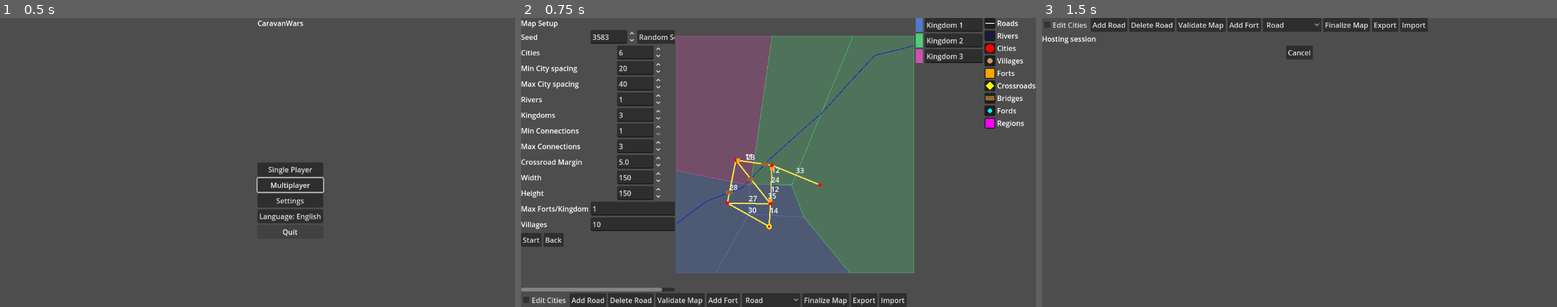
Above: before the commit, frames 1-3 (left to right).
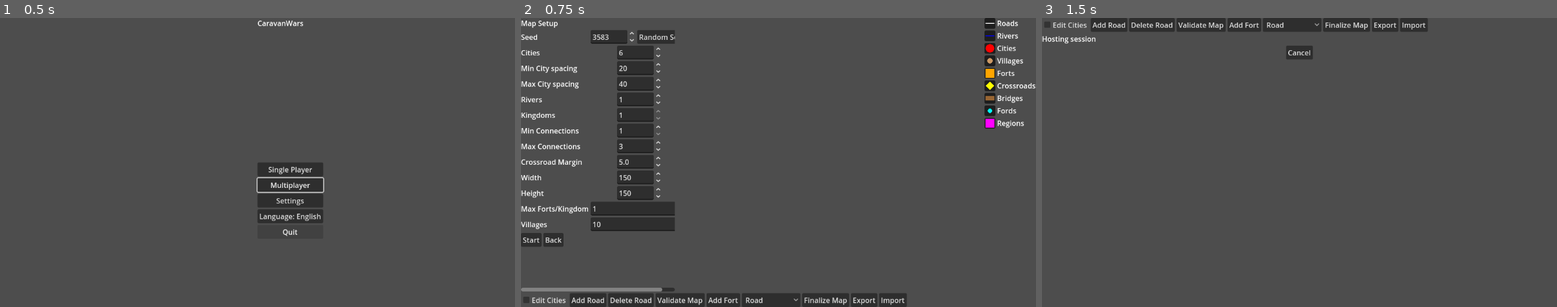
Above: after the commit, the same moments.

Repository: sepa79/CaravanWars
Game: Godot game, scene res://scenes/Main.tscn
The game is run twice, just before and just after one commit, with the same random seed, the same clock (stepped at 60 frames per second) and the same inputs.
Inputs:
- Up to frame 1 (0.5 s): no input
- Up to frame 2 (0.75 s): click "Single Player" at 0.5 s
- Up to frame 3 (1.5 s): click "Start" at 1.25 s

Frame 1 is identical in both runs. In frame 2, 40% of the frame differs, in the area x 19-90%, y 0-89%; in frame 3, nothing differs.
Error after the commit: Trying to assign an array of type "Array" to a variable of type "Array[int]". (res://mapgen/MapGenerator.gd:108)

Commit message:
fix: generate villages from extra city candidates

Diff:
--- a/game/mapgen/MapGenerator.gd
+++ b/game/mapgen/MapGenerator.gd
@@ -82,19 +82,19 @@
     map_data["roughness"] = roughness_field
     var city_stage := CityPlacerModule.new(rng)
     var city_margin: float = 30.0
+    var total_sites: int = params.city_count + params.village_count
     var city_info: Dictionary = city_stage.select_city_sites(
         fertility_field,
-        params.city_count,
+        total_sites,
         params.min_city_distance,
         city_margin
     )
-    var cities: Array[Vector2] = city_info.get("cities", [])
-    var village_candidates: Array[Vector2] = city_info.get("leftovers", [])
-    var villages: Array[Vector2] = []
-    if village_candidates.size() > 0 and params.village_count > 0:
-        var take: int = min(village_candidates.size(), params.village_count)
-        for i in range(take):
-            villages.append(village_candidates[i])
+    var all_sites: Array[Vector2] = city_info.get("cities", [])
+    var cities: Array[Vector2] = all_sites.slice(0, params.city_count)
+    var villages: Array[Vector2] = all_sites.slice(
+        params.city_count,
+        params.city_count + params.village_count
+    )
     if cities.size() < params.city_count:
         var extra: Array[Vector2] = city_stage.place_cities(
             params.city_count - cities.size(),
@@ -105,9 +105,11 @@
             city_margin
         )
         cities.append_array(extra)
+    var capitals: Array[int] = city_info.get("capitals", [])
+    capitals = capitals.filter(func(i): return i < params.city_count)
     map_data["cities"] = cities
     map_data["villages"] = villages
-    map_data["capitals"] = city_info.get("capitals", [])
+    map_data["capitals"] = capitals
     print("[MapGenerator] placed %s cities" % cities.size())
 
     var region_stage = RegionGeneratorModule.new()
Not shown, changed: CHANGELOG.md
